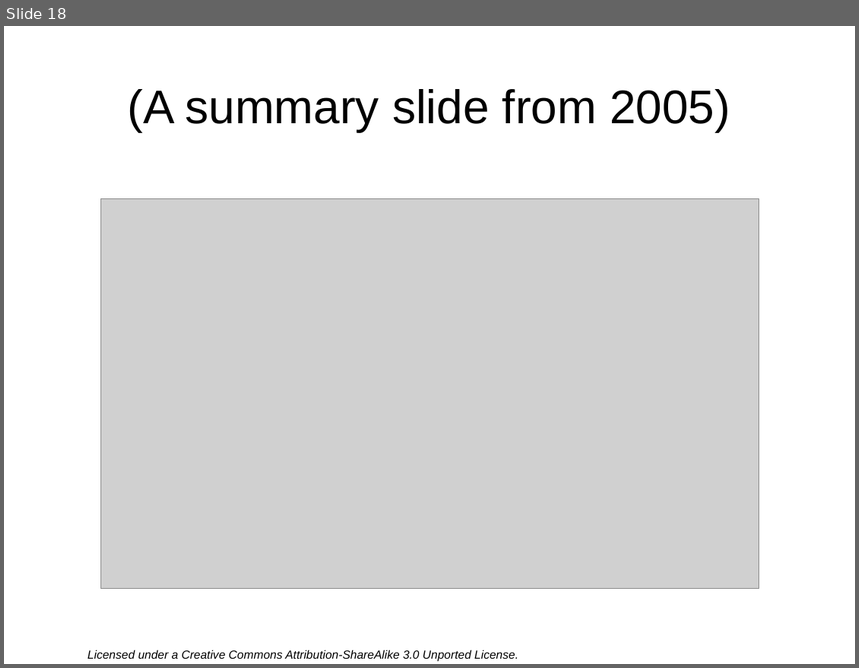
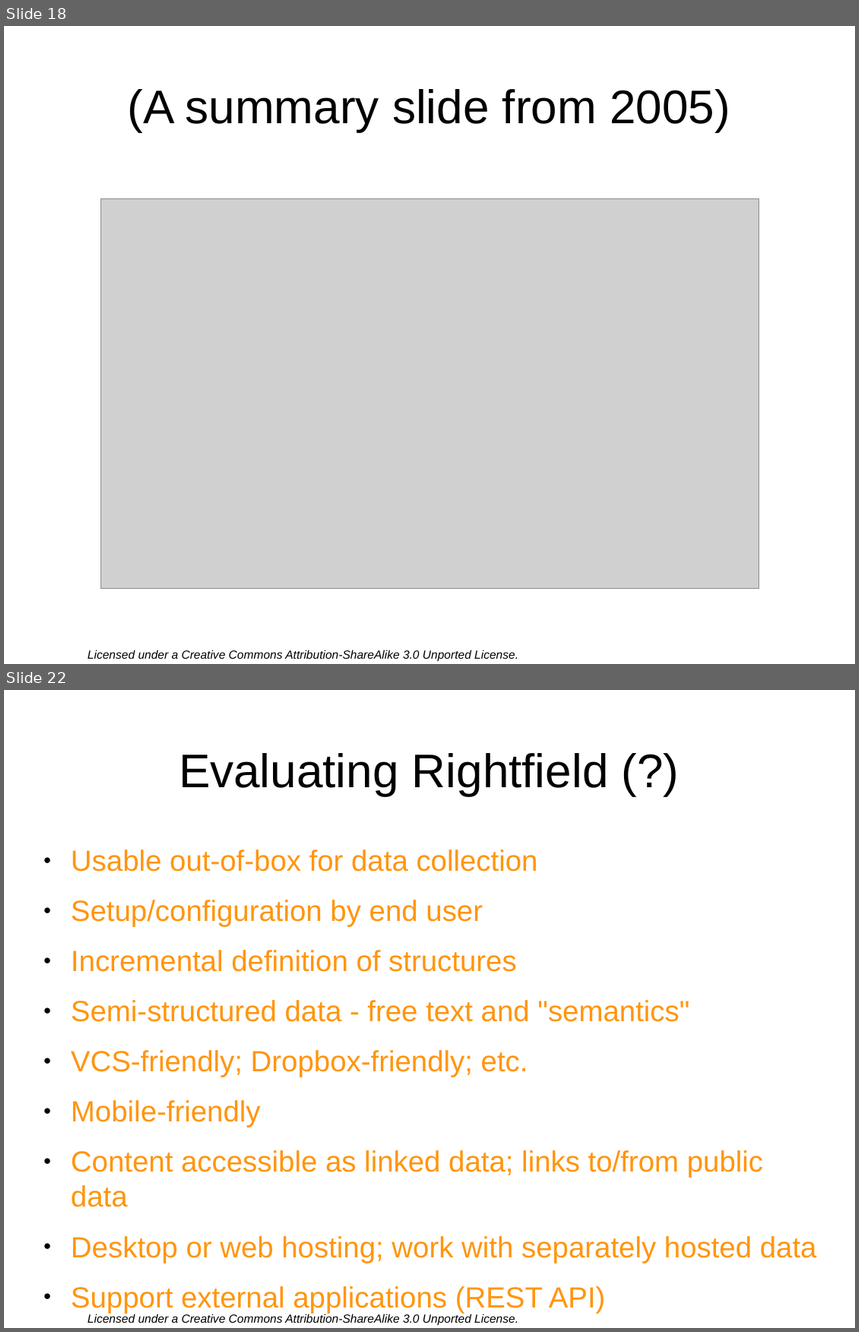
Before and after one commit to gklyne/annalist, a slide deck: presentations/annalist-pitch.odp. Shown one above the other, each under a label of ours: slide 18 before the commit, slides 18 and 22 after it; the slides between them are not shown. The pictures are 859x668 and 859x1332 pixels, drawn with LibreOffice and Linux fonts; fonts in the diff are those of the drawing; grey boxes stand for pictures; background and template pictures are left out. Boxes give left, top, right and bottom in pixels: in the first picture for what was removed or moved away, otherwise in the second. Text is boxed around its words. In the diff, an @@ line names an element or a change of style, - is before the commit and + after.

Commit message:
Initial stab at evaluating existing systems

```diff
--- a/presentations/annalist-pitch.odp
+++ b/presentations/annalist-pitch.odp
@@ slide 22 added at [4, 690, 855, 1328], background #FFFFFF; not listed: 1 template element that a slide beside it also shows @@
@@ title added at [179, 753, 609, 796], 44 pt, text #000000 @@
+Evaluating Rightfield (?)
@@ text added at [71, 850, 817, 1313], 27.2 pt, text #FF950E @@
+● Usable out-of-box for data collection
+● Setup/configuration by end user
+● Incremental definition of structures
+● Semi-structured data - free text and "semantics"
+● VCS-friendly; Dropbox-friendly; etc.
+● Mobile-friendly
+● Content accessible as linked data; links to/from public data
+● Desktop or web hosting; work with separately hosted data
+● Support external applications (REST API)
+● Open source
```
Also in this commit, not shown: 6 other slides added.
